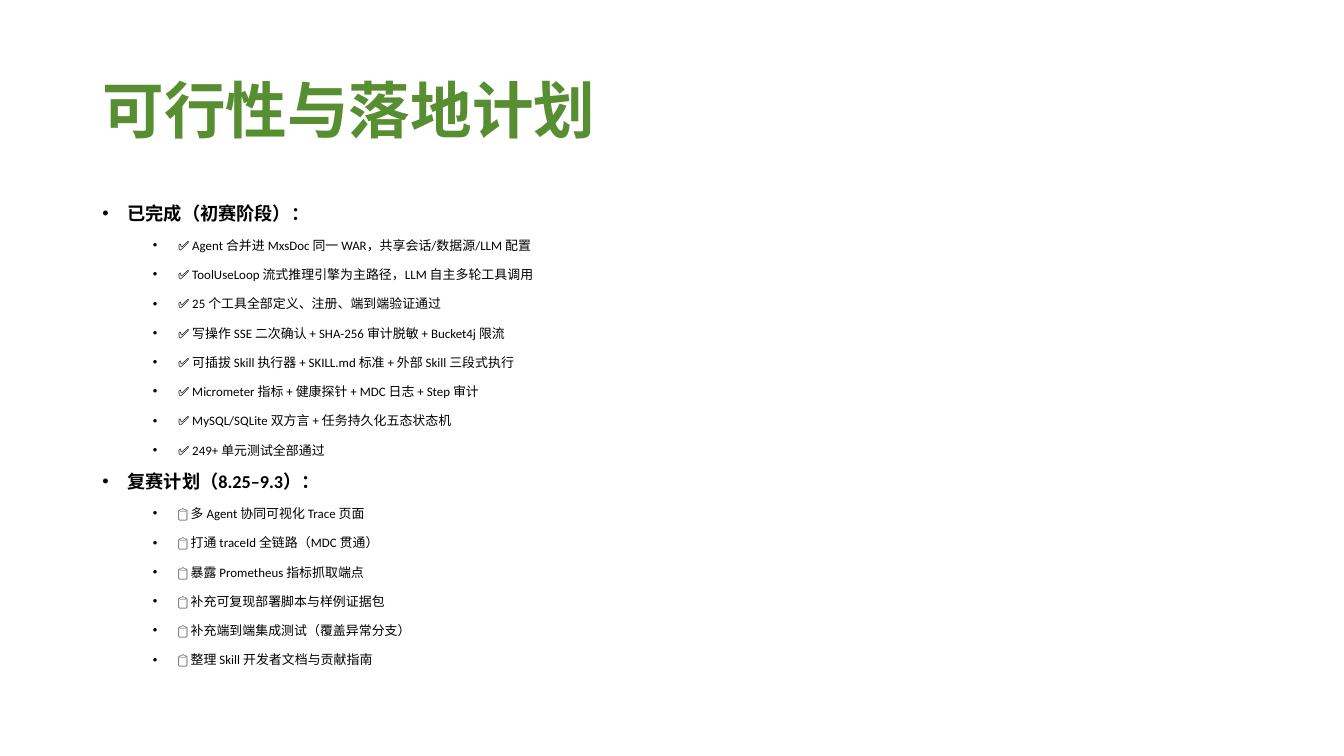
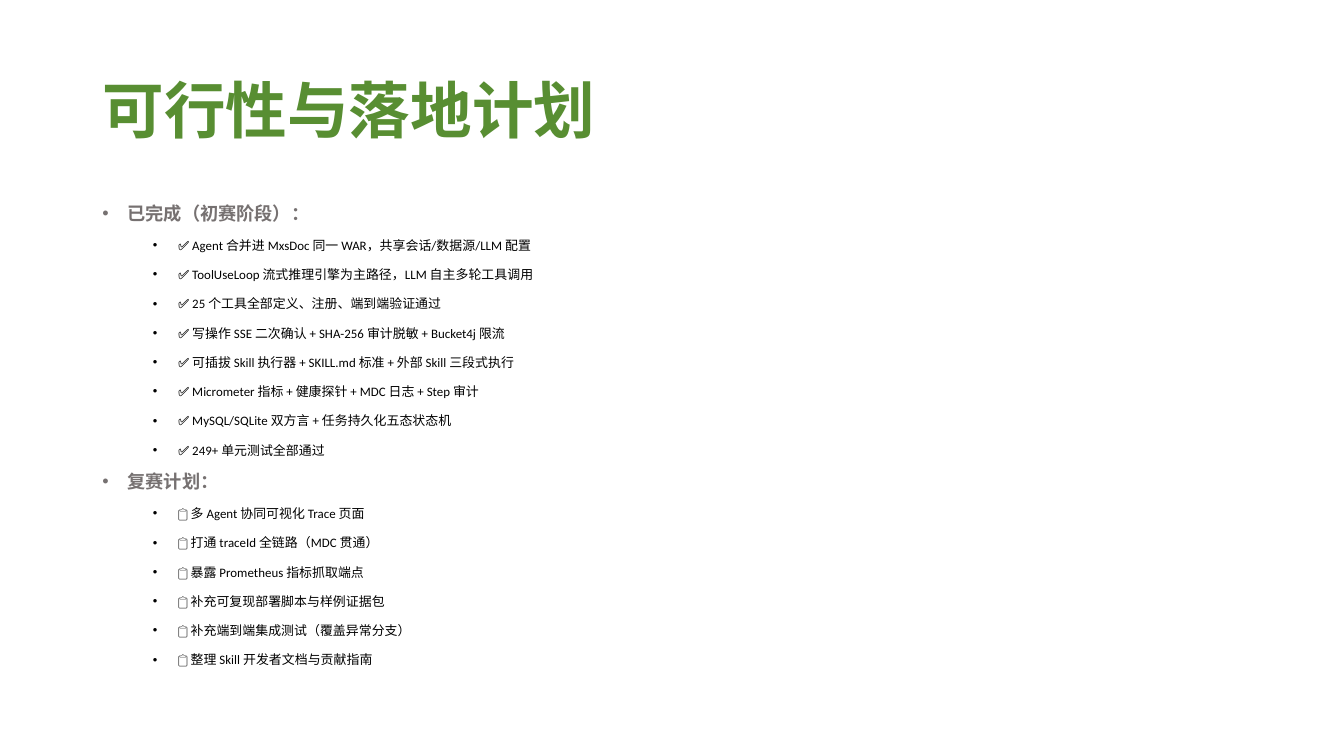
Before and after one commit to nonomal/DocSys, a slide deck: slide 13 of GOAI_MxsDoc_AI_方案PPT.pptx. Drawn at 1344x756 pixels with LibreOffice and Linux fonts; fonts in the diff are those of the drawing. Boxes give left, top, right and bottom in pixels: in the first picture for what was removed or moved away, otherwise in the second. Text is boxed around its words. In the diff, an @@ line names an element or a change of style, - is before the commit and + after.

Commit message:
【文档】GOAI初赛材料
1. 材料修改

```diff
--- a/GOAI_MxsDoc_AI_方案PPT.pptx
+++ b/GOAI_MxsDoc_AI_方案PPT.pptx
@@ text at box(128, 204, 310, 222): text colour #000000 to #767171 in "已完成（初赛阶段）：" @@
@@ text at box(128, 472, 219, 490): text changed; text colour #000000 to #767171 @@
-• 复赛计划（8.25–9.3）：
+• 复赛计划：
```
Also in this commit, not shown: 12 other slides changed.
